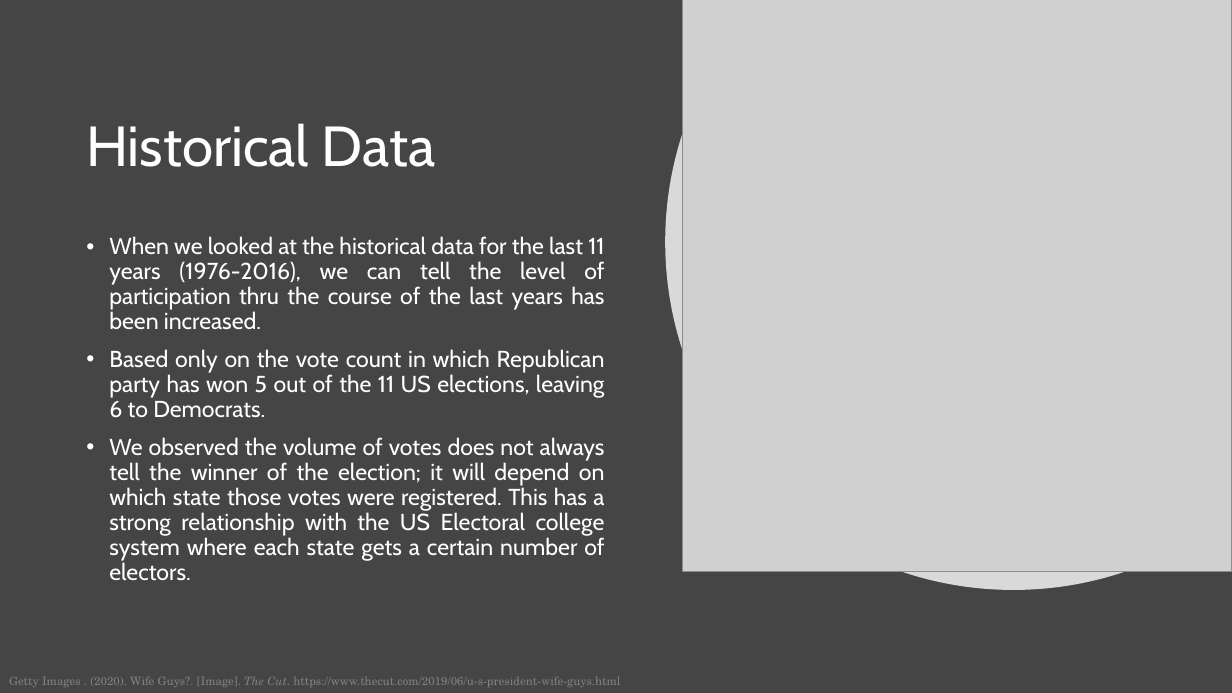
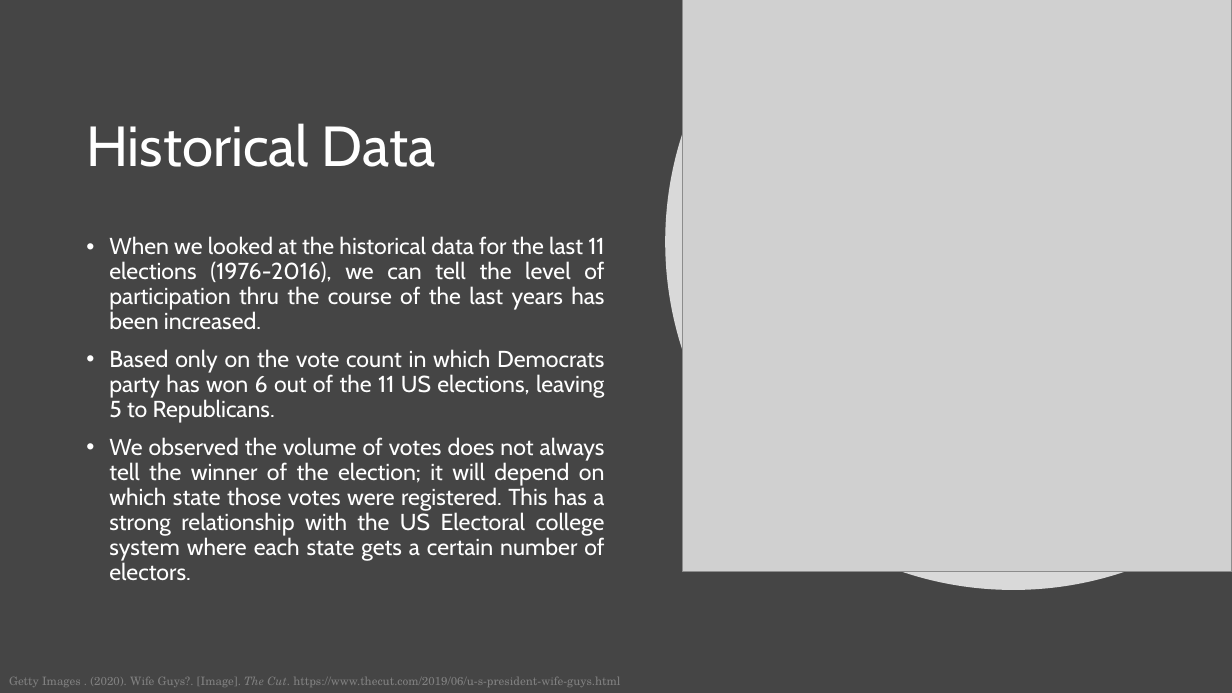
Before and after one commit to rjyobal/Omicron_P1, a slide deck: slide 6 of Omicrons_Project1_FinalVersion.pptx. Drawn at 1232x693 pixels with LibreOffice and Linux fonts; fonts in the diff are those of the drawing; grey boxes stand for pictures. Boxes give left, top, right and bottom in pixels: in the first picture for what was removed or moved away, otherwise in the second. Text is boxed around its words. In the diff, an @@ line names an element or a change of style, - is before the commit and + after.

```diff
--- a/Omicrons_Project1_FinalVersion.pptx
+++ b/Omicrons_Project1_FinalVersion.pptx
@@ text at <box>109,236,604,423</box>: text changed @@
-• When we looked at the historical data for the last 11 years (1976-2016), we can tell the level of participation thru the course of the last years has been increased.
-• Based only on the vote count in which Republican party has won 5 out of the 11 US elections, leaving 6 to Democrats.
+• When we looked at the historical data for the last 11 elections (1976-2016), we can tell the level of participation thru the course of the last years has been increased.
+• Based only on the vote count in which Democrats party has won 6 out of the 11 US elections, leaving 5 to Republicans.
```
Also in this commit, not shown: 1 other file.
